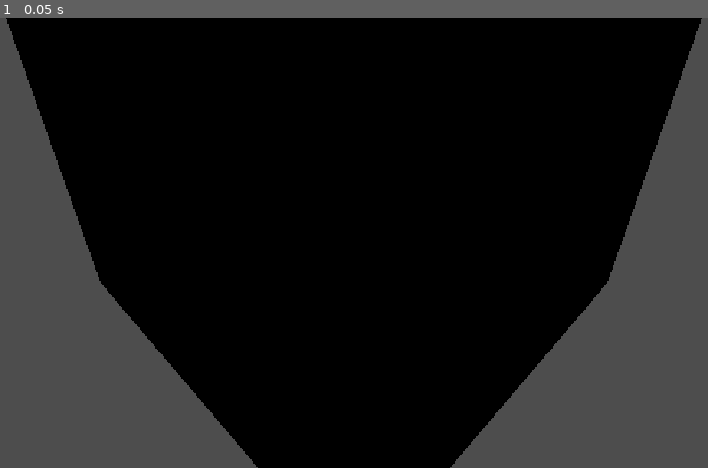
Above: before the commit, frame 1.
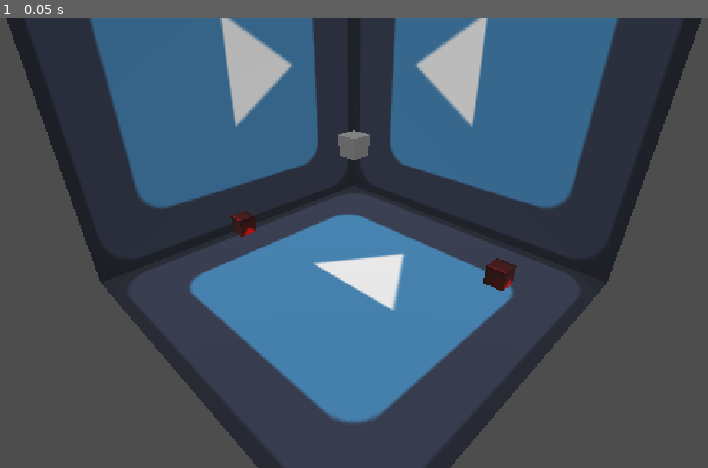
Above: after the commit, the same moment.

Repository: TotoEnF5/enjam-2026
Game: Godot game, scene res://scenes/node_3d.tscn
The game is run twice, just before and just after one commit, with the same random seed, the same clock (stepped at 60 frames per second) and the same inputs. Before the commit the project has no main scene; this scene is started directly in both runs. The engine's default icon, where the game draws it, is replaced by a stand-in: a white triangle on a blue panel in a dark square.
Inputs:
- Up to frame 1 (0.05 s): no input

The runs differ from the first frame. In frame 1, 70% of the frame differs, in the area x 0-100%, y 0-100%.

Commit message:
commit super cool

Diff:
--- a/project.godot
+++ b/project.godot
@@ -11,6 +11,7 @@
 [application]
 
 config/name="enjam-2026"
+run/main_scene="uid://bfo16nbywca6i"
 config/features=PackedStringArray("4.7", "Forward Plus")
 config/icon="res://icon.svg"
 
--- a/scenes/node_3d.tscn
+++ b/scenes/node_3d.tscn
@@ -1,6 +1,8 @@
 [gd_scene format=3 uid="uid://bfo16nbywca6i"]
 
 [ext_resource type="Texture2D" uid="uid://ca6l2er2a5crg" path="res://icon.svg" id="1_tyffc"]
+[ext_resource type="PackedScene" uid="uid://j3j4co2wp81e" path="res://scenes/object.tscn" id="2_ns6u7"]
+[ext_resource type="PackedScene" uid="uid://duo44oo3kqxdl" path="res://scenes/snap_point.tscn" id="3_5t4e2"]
 
 [sub_resource type="PlaneMesh" id="PlaneMesh_c6agx"]
 size = Vector2(5, 5)
@@ -20,17 +22,34 @@
 [node name="House" type="Node3D" parent="." unique_id=188685545]
 transform = Transform3D(1, 0, -2.9802322e-08, 0, 1, 0, -2.9802322e-08, 0, 1, 4.7683716e-07, 2.3841858e-07, 4.7683716e-07)
 
-[node name="MeshInstance3D" type="MeshInstance3D" parent="House" unique_id=74808664]
+[node name="DirectionalLight3D" type="DirectionalLight3D" parent="House" unique_id=1025563626]
+transform = Transform3D(0.73845536, -0.52254695, 0.42617887, 0, 0.6320293, 0.7749445, -0.6743024, -0.5722619, 0.4667254, 0, 0, 0)
+
+[node name="Walls" type="Node3D" parent="House" unique_id=463590499]
+
+[node name="MeshInstance3D" type="MeshInstance3D" parent="House/Walls" unique_id=74808664]
 transform = Transform3D(1, 0, 2.9802322e-08, 0, 1, 0, 2.9802322e-08, 0, 1, -2.3841858e-07, 0, -2.3841858e-07)
 mesh = SubResource("PlaneMesh_c6agx")
 surface_material_override/0 = SubResource("StandardMaterial3D_kqkwp")
 
-[node name="MeshInstance3D2" type="MeshInstance3D" parent="House" unique_id=1712027319]
+[node name="MeshInstance3D2" type="MeshInstance3D" parent="House/Walls" unique_id=1712027319]
 transform = Transform3D(-4.371139e-08, 1, 0, -1, -4.371139e-08, 0, 0, 0, 1, -2.5, 2.5, 0)
 mesh = SubResource("PlaneMesh_tyffc")
 surface_material_override/0 = SubResource("StandardMaterial3D_kqkwp")
 
-[node name="MeshInstance3D3" type="MeshInstance3D" parent="House" unique_id=458311730]
+[node name="MeshInstance3D3" type="MeshInstance3D" parent="House/Walls" unique_id=458311730]
 transform = Transform3D(1.9106855e-15, 4.371139e-08, 1, 1, -4.371139e-08, 0, 4.371139e-08, 1, -4.371139e-08, 0, 2.5, -2.5)
 mesh = SubResource("PlaneMesh_tyffc")
 surface_material_override/0 = SubResource("StandardMaterial3D_kqkwp")
+
+[node name="Object" parent="." unique_id=245253461 node_paths=PackedStringArray("camera") instance=ExtResource("2_ns6u7")]
+transform = Transform3D(1, 0, 0, 0, 1, 0, 0, 0, 1, 0, 1.9618556, 0)
+camera = NodePath("../Camera3D")
+
+[node name="Snappers" type="Node3D" parent="." unique_id=1393859304]
+
+[node name="SnapPoint" parent="Snappers" unique_id=1161725782 instance=ExtResource("3_5t4e2")]
+transform = Transform3D(1, 0, 0, 0, 1, 0, 0, 0, 1, -1.626677, 0.5791967, 0.6555996)
+
+[node name="SnapPoint2" parent="Snappers" unique_id=1993417590 instance=ExtResource("3_5t4e2")]
+transform = Transform3D(1, 0, 0, 0, 1, 0, 0, 0, 1, 1.6933775, 0.5791967, -0.778409)
--- /dev/null
+++ b/scenes/object.tscn
@@ -0,0 +1,20 @@
+[gd_scene format=3 uid="uid://j3j4co2wp81e"]
+
+[ext_resource type="Script" uid="uid://jylvbhg5b6k0" path="res://scripts/object.gd" id="1_pkda2"]
+
+[sub_resource type="BoxMesh" id="BoxMesh_c6agx"]
+size = Vector3(0.25, 0.25, 0.25)
+
+[sub_resource type="BoxShape3D" id="BoxShape3D_c6agx"]
+size = Vector3(0.25, 0.25, 0.25)
+
+[node name="Object" type="Node3D" unique_id=245253461]
+script = ExtResource("1_pkda2")
+
+[node name="MeshInstance3D" type="MeshInstance3D" parent="." unique_id=356192535]
+mesh = SubResource("BoxMesh_c6agx")
+
+[node name="StaticBody3D" type="StaticBody3D" parent="." unique_id=63286395]
+
+[node name="CollisionShape3D" type="CollisionShape3D" parent="StaticBody3D" unique_id=1243181864]
+shape = SubResource("BoxShape3D_c6agx")
--- a/scenes/snap_point.tscn
+++ b/scenes/snap_point.tscn
@@ -1,3 +1,18 @@
 [gd_scene format=3 uid="uid://duo44oo3kqxdl"]
 
+[ext_resource type="Script" uid="uid://bagfp4td4avc1" path="res://scripts/snap_point.gd" id="1_3w5ko"]
+[ext_resource type="Texture2D" uid="uid://ca6l2er2a5crg" path="res://icon.svg" id="2_uarwm"]
+
+[sub_resource type="BoxMesh" id="BoxMesh_c6agx"]
+size = Vector3(0.25, 0.25, 0.25)
+
+[sub_resource type="StandardMaterial3D" id="StandardMaterial3D_3w5ko"]
+albedo_color = Color(1, 0, 0, 1)
+albedo_texture = ExtResource("2_uarwm")
+
 [node name="SnapPoint" type="Node3D" unique_id=1161725782]
+script = ExtResource("1_3w5ko")
+
+[node name="MeshInstance3D" type="MeshInstance3D" parent="." unique_id=144146389]
+mesh = SubResource("BoxMesh_c6agx")
+surface_material_override/0 = SubResource("StandardMaterial3D_3w5ko")
--- /dev/null
+++ b/scripts/object.gd
@@ -0,0 +1,28 @@
+extends Node3D
+
+
+@export var camera: Camera3D
+@export var raycast_length: float = 1000
+
+
+func _input(event: InputEvent) -> void:
+	if event is not InputEventMouseButton:
+		return
+
+	var mouse_event: InputEventMouseButton = event
+	if not mouse_event.pressed:
+		_raycast(mouse_event.position)
+
+
+func _raycast(mouse_pos: Vector2) -> void:
+	var space = get_world_3d().direct_space_state
+	var origin = camera.project_ray_origin(mouse_pos)
+	var end = origin + camera.project_ray_normal(mouse_pos) * raycast_length
+
+	var query = PhysicsRayQueryParameters3D.create(origin, end)
+	var result = space.intersect_ray(query)
+
+	if not result:
+		return
+
+	var object = result.collider.get_parent()
--- /dev/null
+++ b/scripts/snap_point.gd
@@ -0,0 +1,4 @@
+extends Node3D
+
+
+# mdr
Not shown, added: scripts/object.gd.uid
Not shown, added: scripts/snap_point.gd.uid
